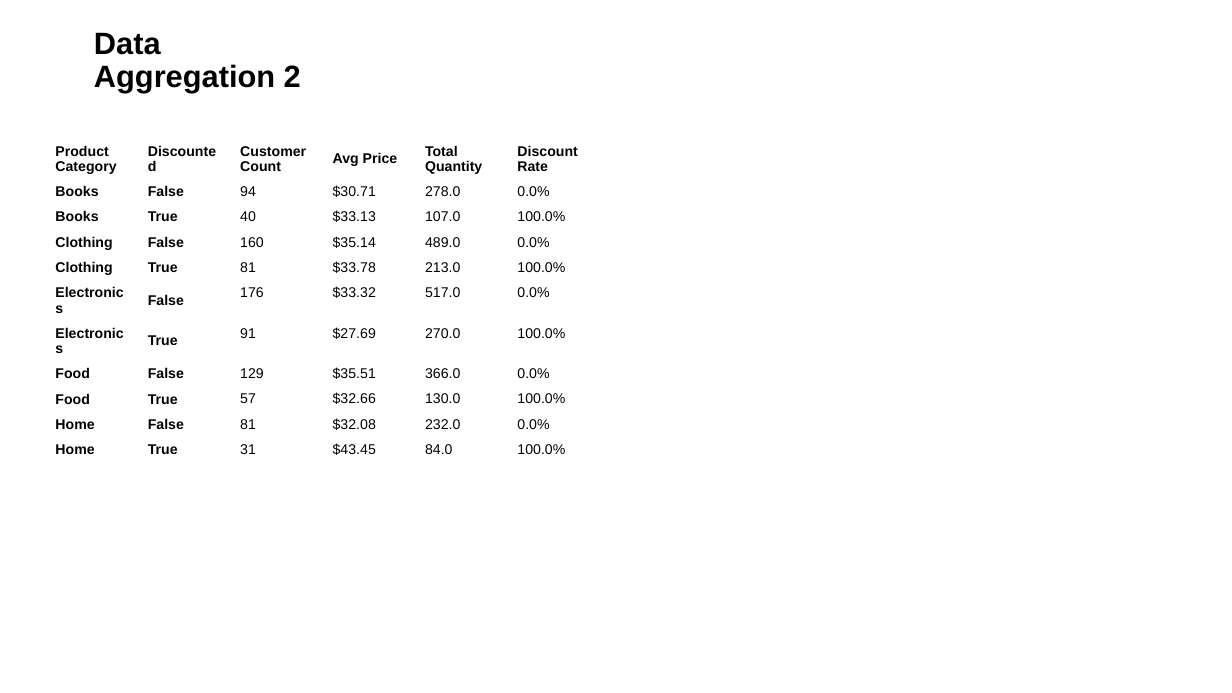
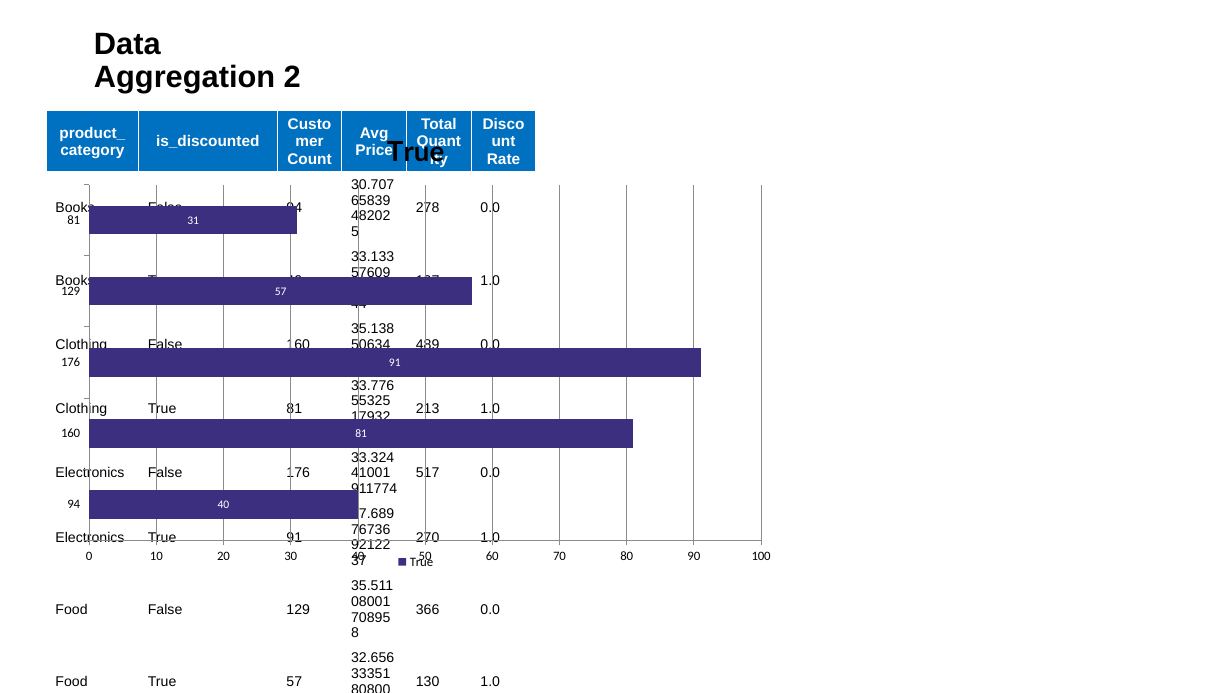
Before and after one commit to toddbenanzer/work_utils2, a slide deck: slide 2 of test.pptx. Drawn at 1232x693 pixels with LibreOffice and Linux fonts; fonts in the diff are those of the drawing. Boxes give left, top, right and bottom in pixels: in the first picture for what was removed or moved away, otherwise in the second. Text is boxed around its words. In the diff, an @@ line names an element or a change of style, - is before the commit and + after.

Commit message:
Refactor presentation module and add chart functionality; update configuration settings

```diff
--- a/test.pptx
+++ b/test.pptx
@@ table at box(46, 111, 536, 690) @@
-row 1, column 1: Product Category
+row 1, column 1: product_category
-row 1, column 2: Discounted
+row 1, column 2: is_discounted
-row 2: Books | False | 94 | $30.71 | 278.0 | 0.0%
+row 2: Books | False | 94 | 30.70765839482025 | 278 | 0.0
-row 3: Books | True | 40 | $33.13 | 107.0 | 100.0%
+row 3: Books | True | 40 | 33.133576093024644 | 107 | 1.0
-row 4: Clothing | False | 160 | $35.14 | 489.0 | 0.0%
+row 4: Clothing | False | 160 | 35.1385063451718 | 489 | 0.0
-row 5: Clothing | True | 81 | $33.78 | 213.0 | 100.0%
+row 5: Clothing | True | 81 | 33.77655325179327 | 213 | 1.0
-row 6: Electronics | False | 176 | $33.32 | 517.0 | 0.0%
+row 6: Electronics | False | 176 | 33.32441001911774 | 517 | 0.0
-row 7: Electronics | True | 91 | $27.69 | 270.0 | 100.0%
+row 7: Electronics | True | 91 | 27.689767369212237 | 270 | 1.0
-row 8: Food | False | 129 | $35.51 | 366.0 | 0.0%
+row 8: Food | False | 129 | 35.51108001708958 | 366 | 0.0
-row 9: Food | True | 57 | $32.66 | 130.0 | 100.0%
+row 9: Food | True | 57 | 32.656333518080054 | 130 | 1.0
-row 10: Home | False | 81 | $32.08 | 232.0 | 0.0%
+row 10: Home | False | 81 | 32.07742336225645 | 232 | 0.0
-row 11: Home | True | 31 | $43.45 | 84.0 | 100.0%
+row 11: Home | True | 31 | 43.448693252682595 | 84 | 1.0
@@ fill #FFFFFF to #0070C0 in row 1 @@
@@ size 11 to 12 pt, text colour #000000 to #FFFFFF in "Customer Count", "Avg Price", "Total Quantity", "Discount Rate" @@
@@ bold off in "Books", "False", "Books", "True" and 16 more places @@
@@ alignment left to centre @@
@@ borders changed @@
@@ table: place and size @@
-table at box(46, 139, 601, 459)
+table at box(46, 111, 536, 690)
@@ bar stacked chart added at box(46, 111, 786, 573) @@
+title "True"
+categories: 94, 160, 176, 129, 81
+True: 40, 81, 91, 57, 31
```
Also in this commit, not shown: 1 other slide changed, 6 other files.
